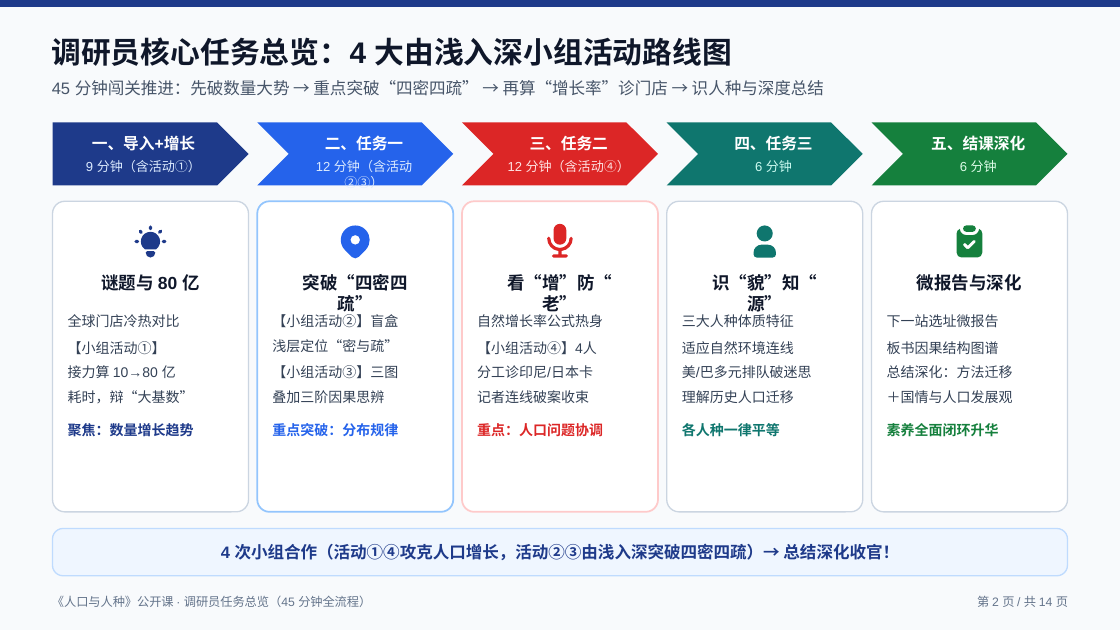
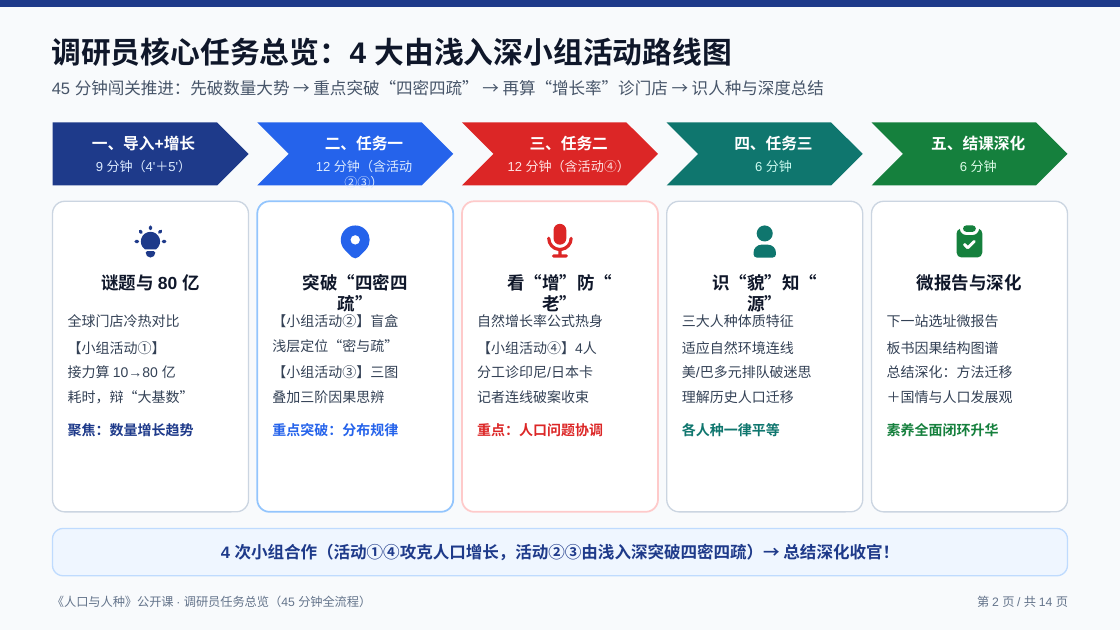
Before and after one commit to brruuceli-nn/classmate, a slide deck: slide 2 of 备课输出/地理_人口与人种/04_课件/人口与人种_借班公开课_初版.pptx. Drawn at 1120x630 pixels with LibreOffice and Linux fonts; fonts in the diff are those of the drawing. Boxes give left, top, right and bottom in pixels: in the first picture for what was removed or moved away, otherwise in the second. Text is boxed around its words. In the diff, an @@ line names an element or a change of style, - is before the commit and + after.

```diff
--- a/备课输出/地理_人口与人种/04_课件/人口与人种_借班公开课_初版.pptx
+++ b/备课输出/地理_人口与人种/04_课件/人口与人种_借班公开课_初版.pptx
@@ text at [96,160,192,172]: text changed @@
-9 分钟（含活动①）
+9 分钟（4'＋5'）
```
Also in this commit, not shown: 4 other slides changed, 41 other files.
